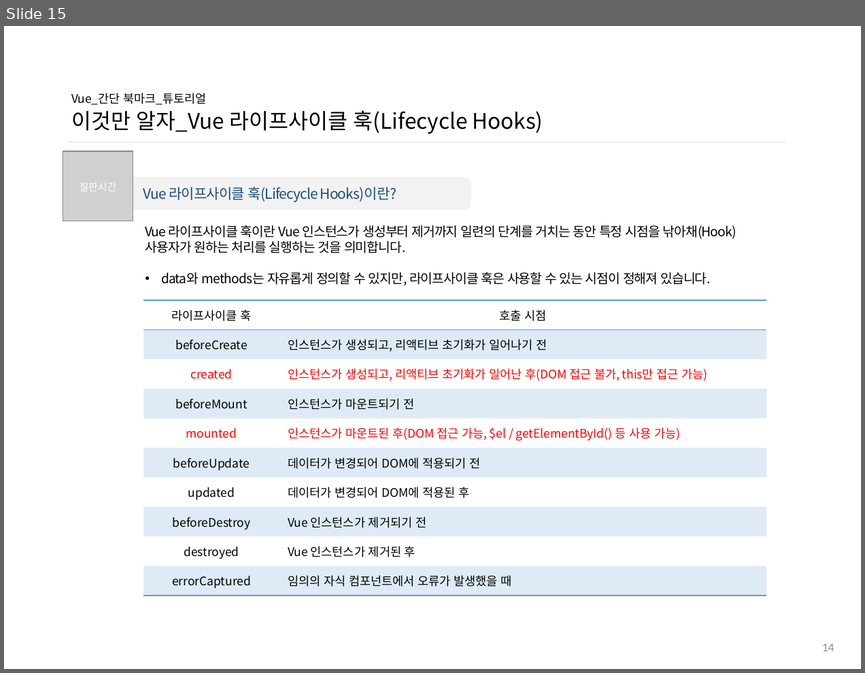
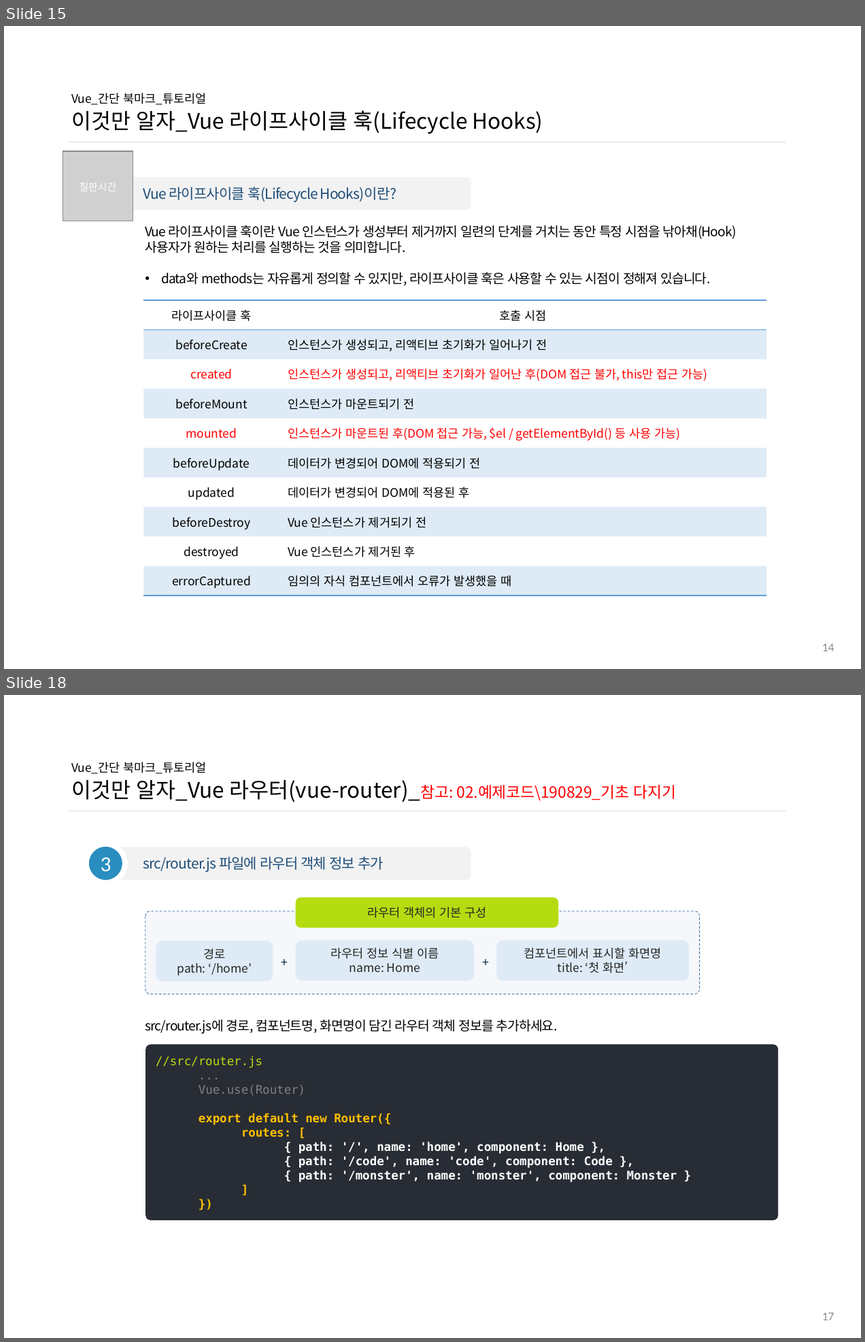
Before and after one commit to ddowon/vueStudy, a slide deck: 01.참고자료/190827_간단 북마크 만들기.pptx. Shown one above the other, each under a label of ours: slide 15 before the commit, slides 15 and 18 after it; the slides between them are not shown. The pictures are 865x673 and 865x1342 pixels, drawn with LibreOffice and Linux fonts; fonts in the diff are those of the drawing; grey boxes stand for pictures; background and template pictures are left out. Boxes give left, top, right and bottom in pixels: in the first picture for what was removed or moved away, otherwise in the second. Text is boxed around its words. In the diff, an @@ line names an element or a change of style, - is before the commit and + after.

Commit message:
8월 29일 스터디 자료 추가

```diff
--- a/01.참고자료/190827_간단 북마크 만들기.pptx
+++ b/01.참고자료/190827_간단 북마크 만들기.pptx
@@ slide 18 added at [4,695,861,1338], background #FFFFFF @@
@@ title added at [71,762,677,802], 18 pt, text #000000 @@
+Vue_간단 북마크_튜토리얼
+이것만 알자_Vue 라우터(vue-router)_참고: 02.예제코드\190829_기초 다지기
@@ line added from (68, 811) to (785, 811), #D9D9D9 0.5 pt @@
@@ ellipse added at [86,844,125,883], fill #298DBF, outline #FFFFFF 4.5 pt, 18 pt, text #FFFFFF @@
+3
@@ rounded rectangle added at [107,847,471,879], fill #F2F2F2, 12 pt, text #1F4E79 @@
+src/router.js 파일에 라우터 객체 정보 추가
@@ rounded rectangle added at [295,897,558,927], fill #B5DC11, 10 pt, text #262626 @@
+라우터 객체의 기본 구성
@@ rounded rectangle added at [145,911,700,994], fill #DAE3F3 at 25% opacity, outline #43739E 0.5 pt dashed @@
@@ rounded rectangle added at [156,941,273,981], fill #DEEBF7, 10 pt, text #262626 @@
+경로
+path: ‘/home’
@@ text added at [273,950,295,974], 10 pt, text #02203A @@
++
@@ rounded rectangle added at [295,940,473,981], fill #DEEBF7, 10 pt, text #262626 @@
+라우터 정보 식별 이름
+name: Home
@@ text added at [473,950,496,974], 10 pt, text #02203A @@
++
@@ rounded rectangle added at [496,940,689,981], fill #DEEBF7, 10 pt, text #262626 @@
+컴포넌트에서 표시할 화면명
+title: ‘첫 화면’
@@ text added at [145,1019,558,1034], 11 pt, text #000000 @@
+src/router.js에 경로, 컴포넌트명, 화면명이 담긴 라우터 객체 정보를 추가하세요.
@@ rounded rectangle added at [145,1045,778,1220], fill #282C34, 10 pt, text #FFFFFF, bold @@
+//src/router.js
+  ...
+  Vue.use(Router)
+  export default new Router({
+    routes: [
+      { path: '/', name: 'home', component: Home },
+      { path: '/code', name: 'code', component: Code },
+      { path: '/monster', name: 'monster', component: Monster }
+    ]
+  })
@@ page number added at [822,1312,834,1320], 10 pt, text #8C8C8C @@
+17
```
Also in this commit, not shown: 1 slide changed, 7 other slides added, 23 other files.
